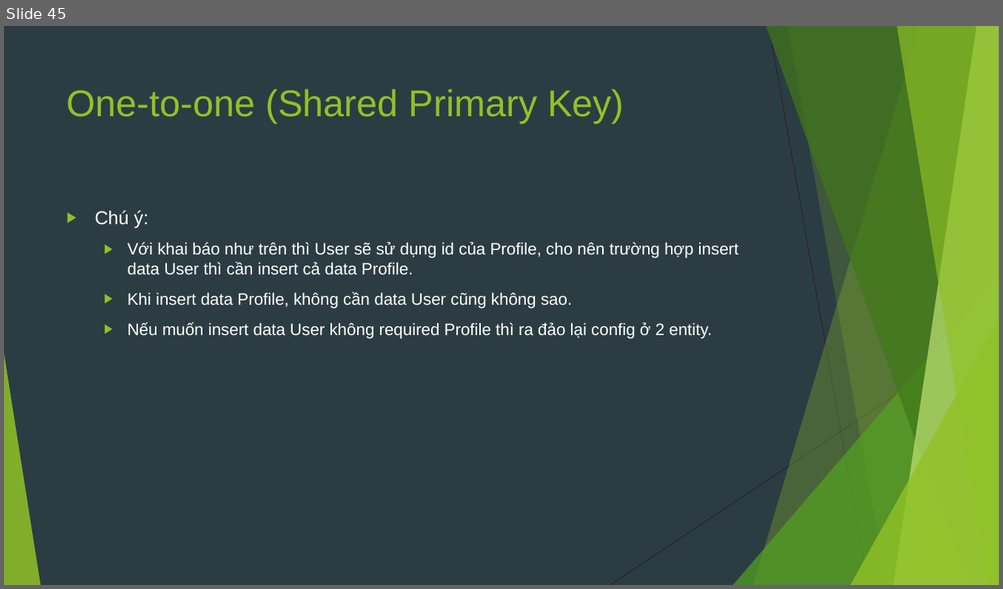
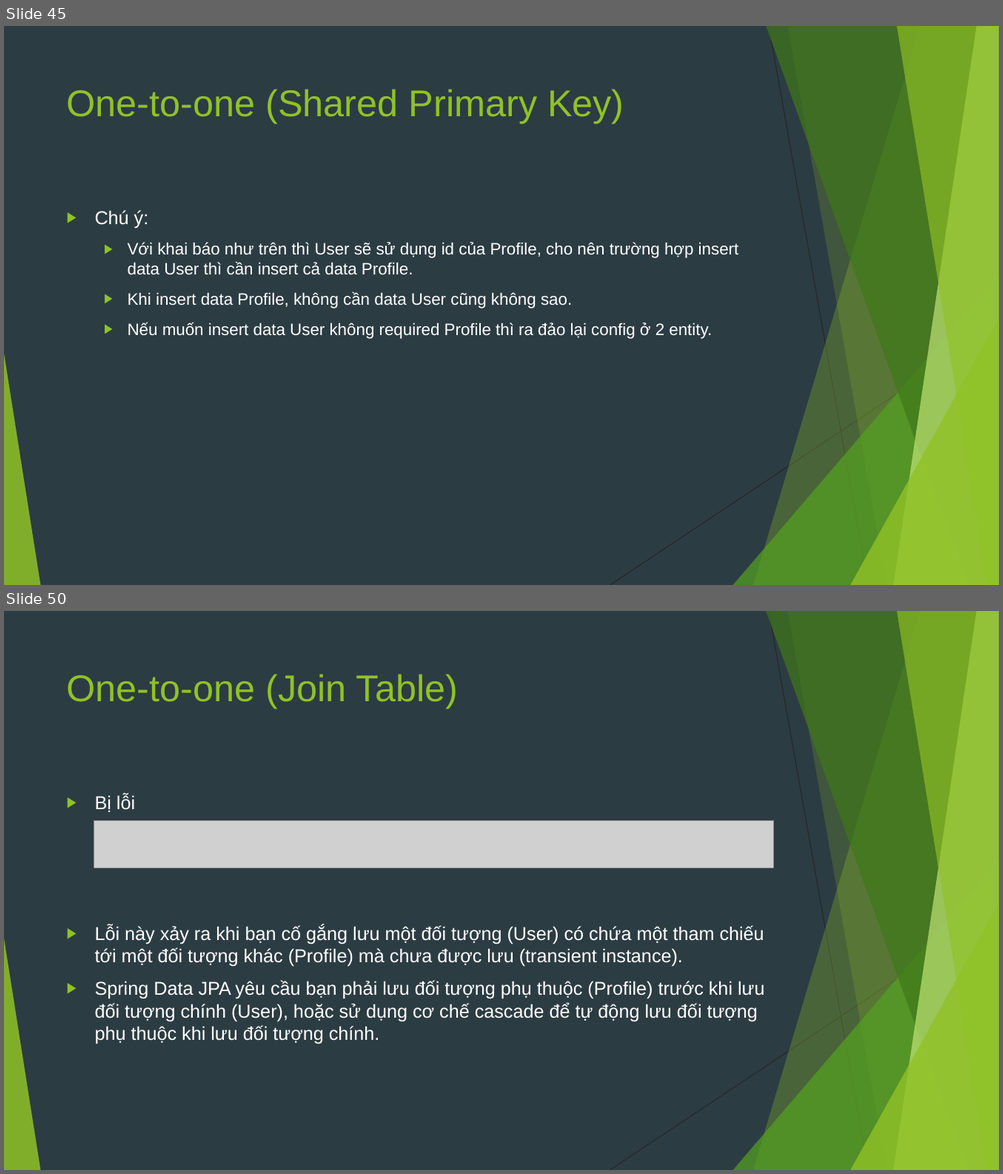
Before and after one commit to sobbingwind/SpringBoot, a slide deck: 07.Spring Data JPA.pptx. Shown one above the other, each under a label of ours: slide 45 before the commit, slides 45 and 50 after it; the slides between them are not shown. The pictures are 1003x589 and 1003x1174 pixels, drawn with LibreOffice and Linux fonts; fonts in the diff are those of the drawing; grey boxes stand for pictures. Boxes give left, top, right and bottom in pixels: in the first picture for what was removed or moved away, otherwise in the second. Text is boxed around its words. In the diff, an @@ line names an element or a change of style, - is before the commit and + after.

```diff
--- a/07.Spring Data JPA.pptx
+++ b/07.Spring Data JPA.pptx
@@ slide 50 added at (x1=4, y1=611, x2=999, y2=1170), background #2C3C43; not listed: 10 template elements that a slide beside it also shows @@
@@ title added at (x1=67, y1=674, x2=458, y2=709), 36 pt, text #90C226 @@
+One-to-one (Join Table)
@@ text added at (x1=95, y1=795, x2=764, y2=1045), 18 pt, text #FFFFFF @@
+▶ Bị lỗi
+▶ Lỗi này xảy ra khi bạn cố gắng lưu một đối tượng (User) có chứa một tham chiếu tới một đối tượng khác (Profile) mà chưa được lưu (transient instance).
+▶ Spring Data JPA yêu cầu bạn phải lưu đối tượng phụ thuộc (Profile) trước khi lưu đối tượng chính (User), hoặc sử dụng cơ chế cascade để tự động lưu đối tượng phụ thuộc khi lưu đối tượng chính.
@@ picture added at (x1=94, y1=821, x2=774, y2=869) @@
```
Also in this commit, not shown: 3 slides changed, 25 other slides added.
